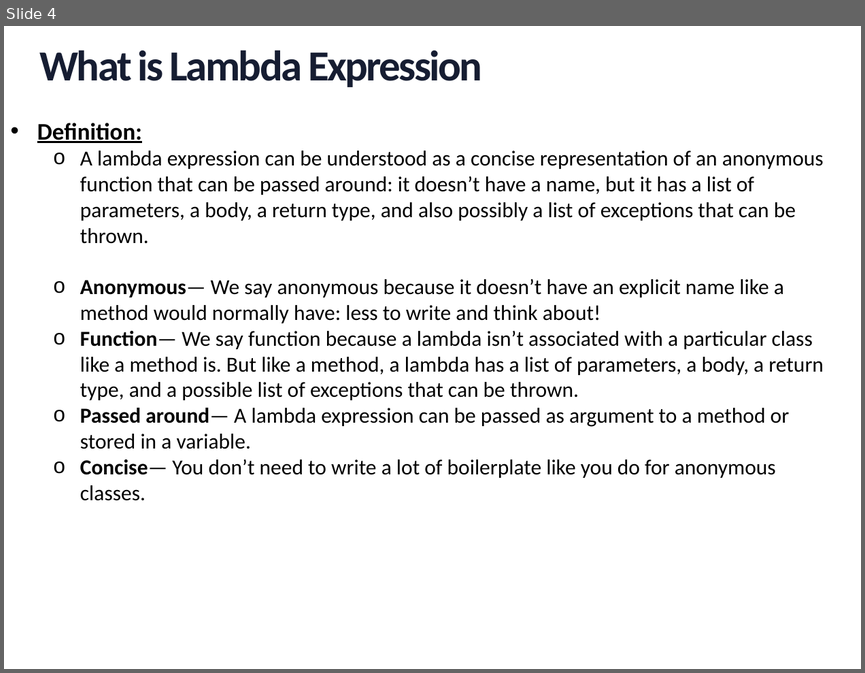
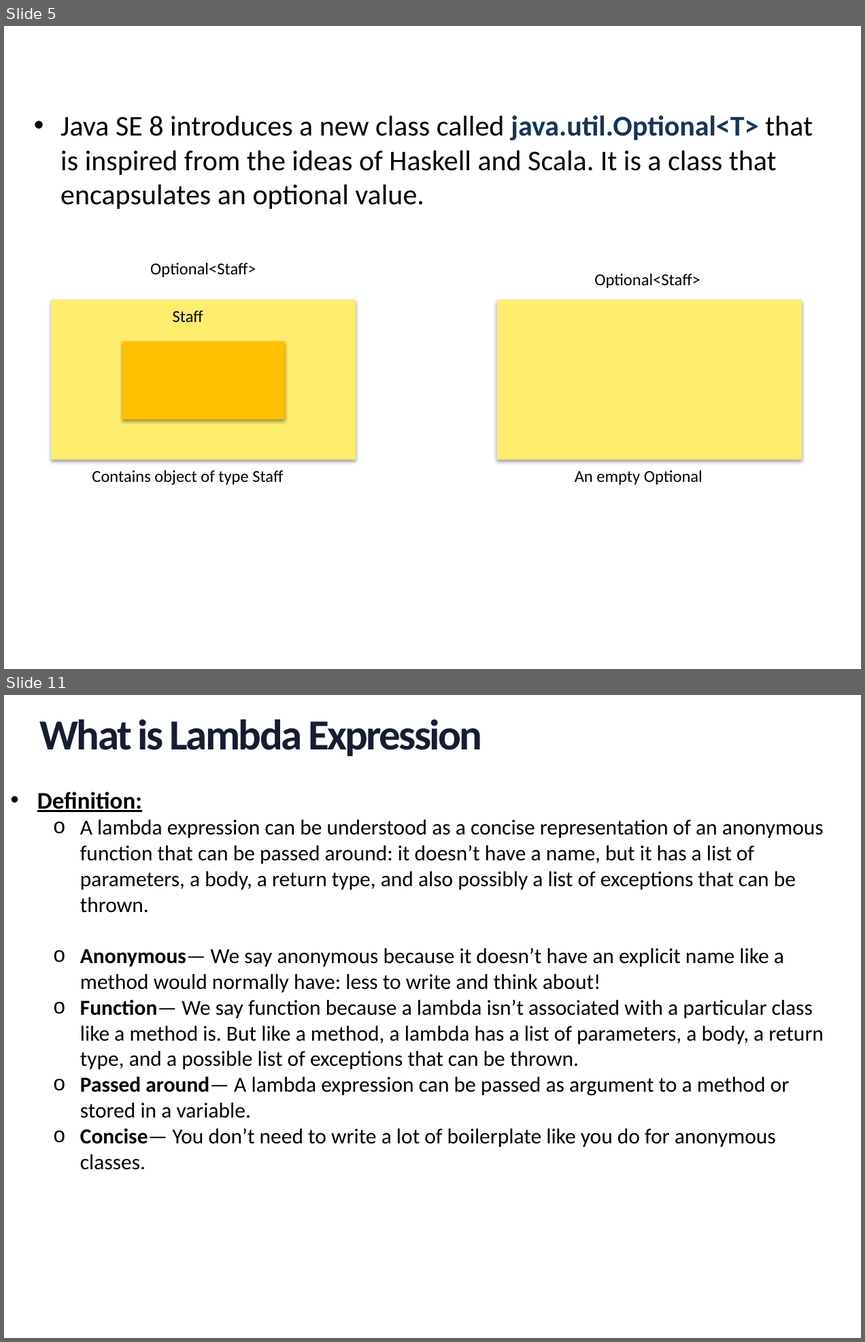
Before and after one commit to minhntk/jdk8, a slide deck: document/Lambda Expression.pptx. Shown one above the other, each under a label of ours: slide 4 before the commit, slides 5 and 11 after it; the slides between them are not shown. The pictures are 865x673 and 865x1342 pixels, drawn with LibreOffice and Linux fonts; fonts in the diff are those of the drawing; background and template pictures are left out. Boxes give left, top, right and bottom in pixels: in the first picture for what was removed or moved away, otherwise in the second. Text is boxed around its words. In the diff, an @@ line names an element or a change of style, - is before the commit and + after.

```diff
--- a/document/Lambda Expression.pptx
+++ b/document/Lambda Expression.pptx
@@ slide 5 added at <box>4,26,861,669</box>, background picture (left out) @@
@@ text added at <box>60,115,813,209</box>, 24 pt, text #000000 @@
+• Java SE 8 introduces a new class called java.util.Optional<T> that is inspired from the ideas of Haskell and Scala. It is a class that encapsulates an optional value.
@@ text added at <box>150,263,256,277</box>, 14 pt, text #000000 @@
+Optional<Staff>
@@ text added at <box>594,274,700,288</box>, 14 pt, text #000000 @@
+Optional<Staff>
@@ rectangle added at <box>51,299,356,458</box>, fill #FEEC6C @@
@@ text added at <box>173,310,203,322</box>, 14 pt, text #000000 @@
+Staff
@@ rectangle added at <box>496,299,802,458</box>, fill #FEEC6C @@
@@ rectangle added at <box>122,342,285,419</box>, fill #FFC000 @@
@@ text added at <box>92,470,283,485</box>, 14 pt, text #000000 @@
+Contains object of type Staff
@@ text added at <box>575,470,702,484</box>, 14 pt, text #000000 @@
+An empty Optional
@@ what was slide 4 is now slide 11 @@
```
Also in this commit, not shown: 2 slides changed, 7 other slides added, 1 slide removed, 4 other files.
